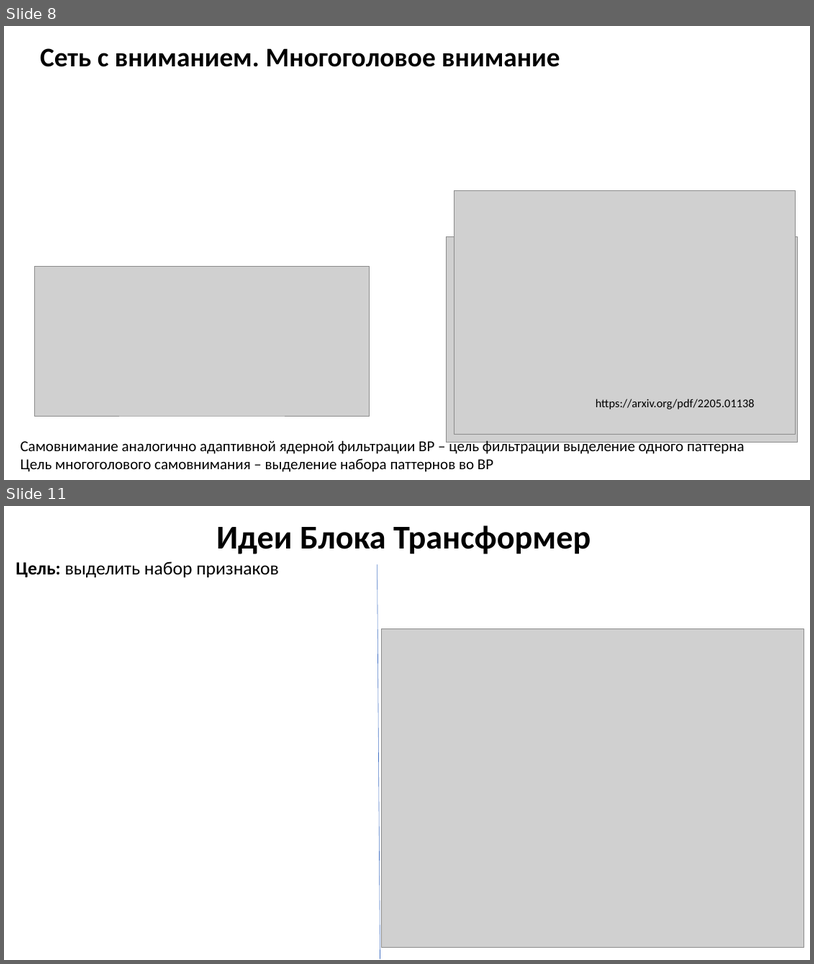
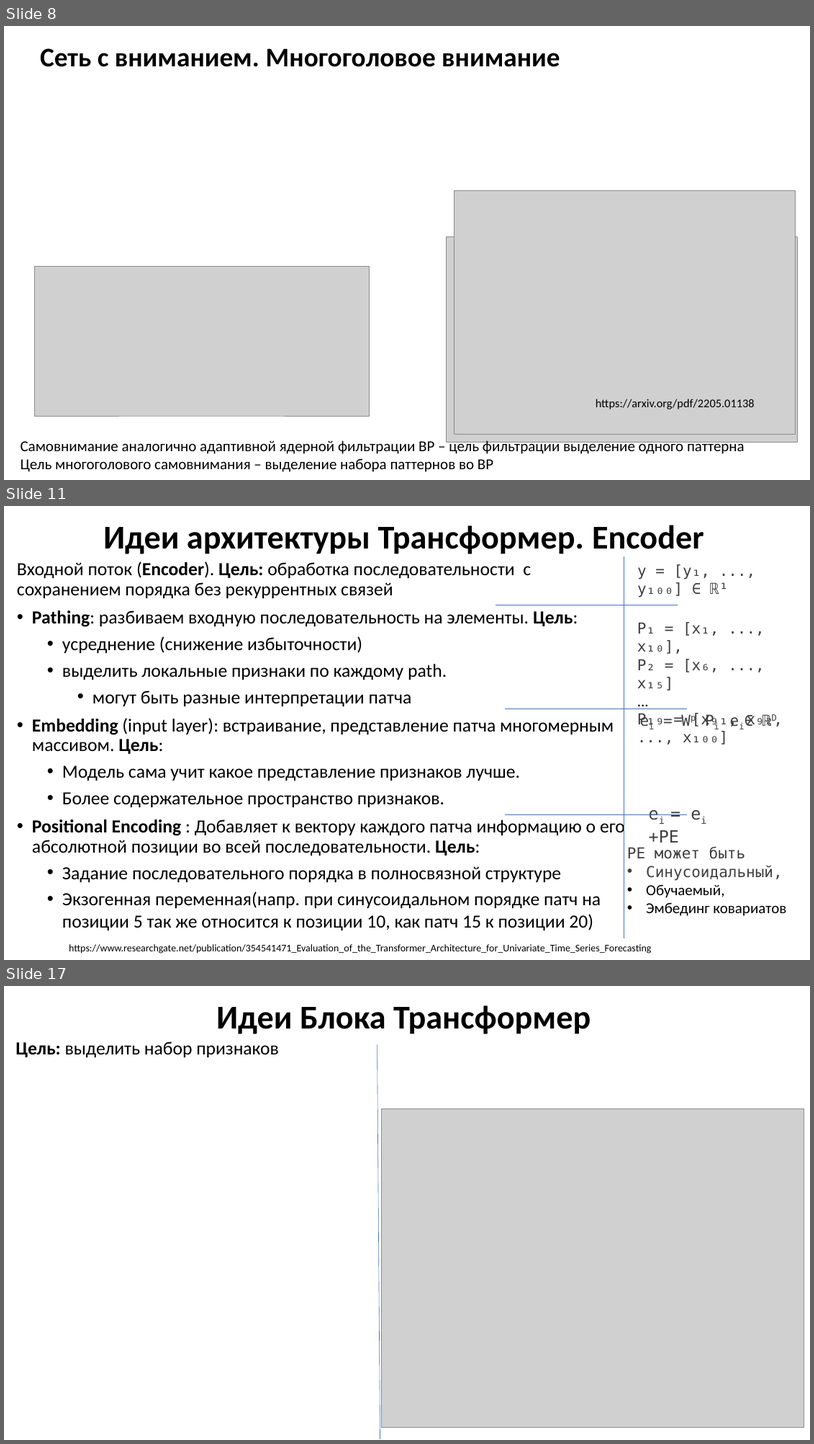
Before and after one commit to MVRonkin/TimeSeriesCourse, a slide deck: 2025/LEC/07-3 Transformers.pptx. Shown one above the other, each under a label of ours: slides 8 and 11 before the commit, slides 8, 11 and 17 after it; the slides between them are not shown. The pictures are 814x964 and 814x1444 pixels, drawn with LibreOffice and Linux fonts; fonts in the diff are those of the drawing; grey boxes stand for pictures; background and template pictures are left out. Boxes give left, top, right and bottom in pixels: in the first picture for what was removed or moved away, otherwise in the second. Text is boxed around its words. In the diff, an @@ line names an element or a change of style, - is before the commit and + after.

```diff
--- a/2025/LEC/07-3 Transformers.pptx
+++ b/2025/LEC/07-3 Transformers.pptx
@@ slide 11 added at (4,506,810,960), background #FFFFFF @@
@@ title added at (103,525,705,557), 39.6 pt, text #000000, bold @@
+Идеи архитектуры Трансформер. Encoder
@@ text added at (17,561,625,931), 22 pt, text #000000 @@
+Входной поток (Encoder). Цель: обработка последовательности с сохранением порядка без рекуррентных связей
+• Pathing: разбиваем входную последовательность на элементы. Цель:
+  • усреднение (снижение избыточности)
+  • выделить локальные признаки по каждому path.
+    • могут быть разные интерпретации патча
+• Embedding (input layer): встраивание, представление патча многомерным массивом. Цель:
+  • Модель сама учит какое представление признаков лучше.
+  • Более содержательное пространство признаков.
+• Positional Encoding : Добавляет к вектору каждого патча информацию о его абсолютной позиции во всей последовательности. Цель:
+  • Задание последовательного порядка в полносвязной структуре
+  • Экзогенная переменная(напр. при синусоидальном порядке патч на позиции 5 так же относится к позиции 10, как патч 15 к позиции 20)
@@ line added from (625, 557) to (625, 938), #4472C4 0.5 pt @@
@@ text added at (638,564,728,597), 18 pt, text #404040 @@
+y = [y₁, ..., y₁₀₀] ∈ ℝ¹
@@ line added from (496, 605) to (678, 605), #4472C4 0.5 pt @@
@@ text added at (638,622,728,744), 18 pt, text #404040 @@
+P₁ = [x₁, ..., x₁₀],
+P₂ = [x₆, ..., x₁₅]
+...
+P₁₉ = [x₉₁, x₉₂, ..., x₁₀₀]
@@ line added from (506, 708) to (687, 708), #4472C4 0.5 pt @@
@@ text added at (634,708,798,733), 18 pt, text #404040 @@
+ei = Wp Pi ei∈ ℝD
@@ line added from (506, 814) to (687, 814), #4472C4 0.5 pt @@
@@ text added at (628,847,787,916), 18 pt, text #000000 @@
+PE может быть
+• Синусоидальный,
+• Обучаемый,
+• Эмбединг ковариатов
@@ text added at (649,830,679,842), 20 pt, text #404040 @@
+ei = ei +PE
@@ text added at (69,944,651,953), 12 pt, text #000000 @@
+https://www.researchgate.net/publication/354541471_Evaluation_of_the_Transformer_Architecture_for_Univariate_Time_Series_Forecasting
@@ what was slide 11 is now slide 17 @@
```
Also in this commit, not shown: 2 slides changed, 5 other slides added.
